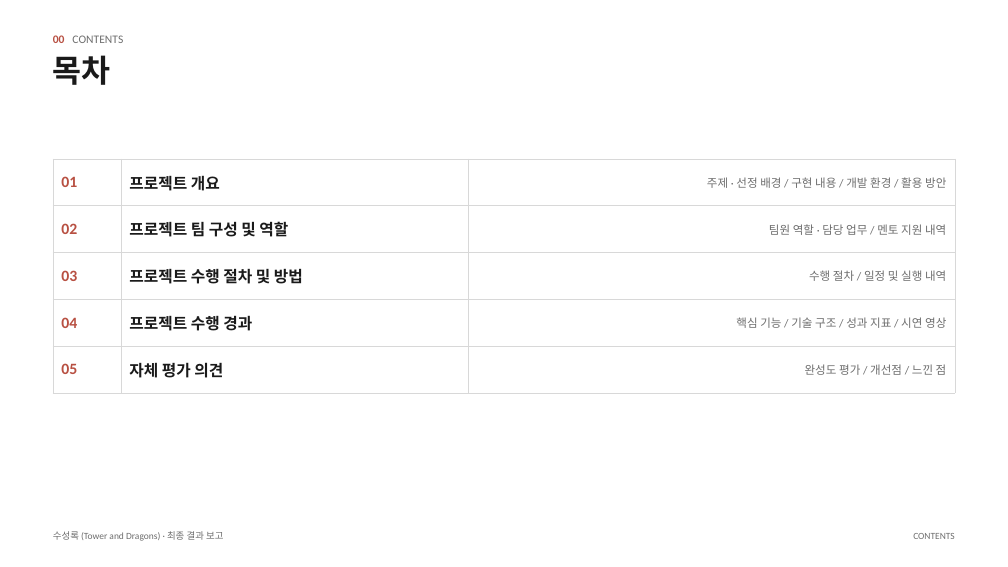
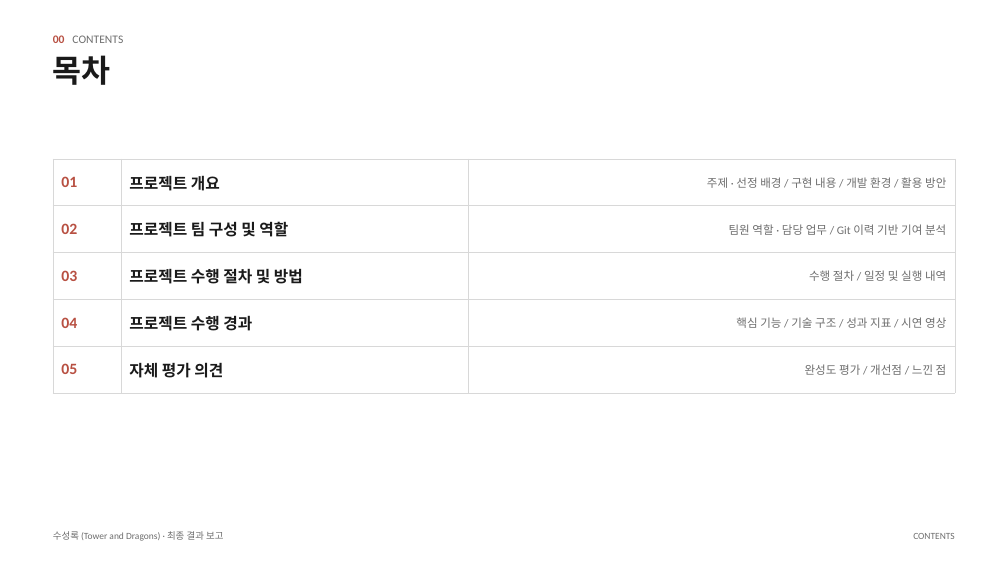
Before and after one commit to JoKangHyeon/TowerAndDragon, a slide deck: slide 2 of Docs/수성록_최종결과보고_초안.pptx. Drawn at 1008x567 pixels with LibreOffice and Linux fonts; fonts in the diff are those of the drawing. Boxes give left, top, right and bottom in pixels: in the first picture for what was removed or moved away, otherwise in the second. Text is boxed around its words. In the diff, an @@ line names an element or a change of style, - is before the commit and + after.

```diff
--- a/Docs/수성록_최종결과보고_초안.pptx
+++ b/Docs/수성록_최종결과보고_초안.pptx
@@ table at [53, 159, 955, 382] @@
-row 2, column 3: 팀원 역할 · 담당 업무 / 멘토 지원 내역
+row 2, column 3: 팀원 역할 · 담당 업무 / Git 이력 기반 기여 분석
```
Also in this commit, not shown: 3 other slides changed, 4 slides added, 3 slides removed, 1 other file.
